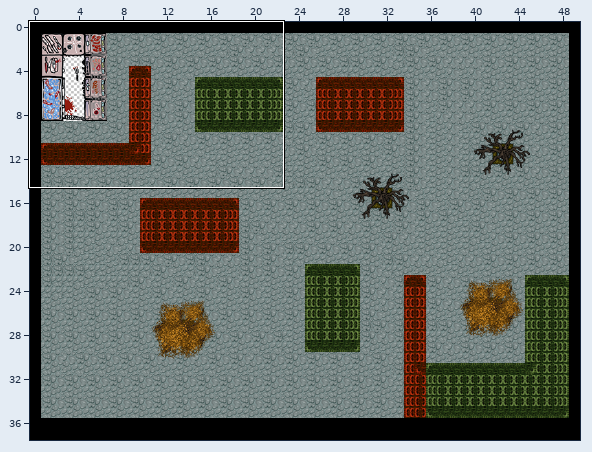
Tiled map: maps/level1.tmx. Above, an overview of the earlier version with the close-up marked.
Close-up. Before the commit:
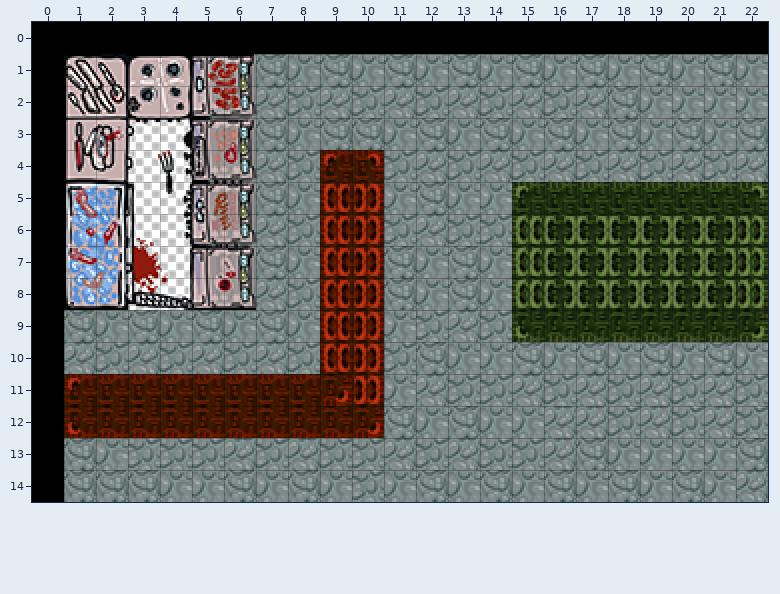
Cells are 16x16 px. Shown: x 0..22, y 0..14.
After the commit:
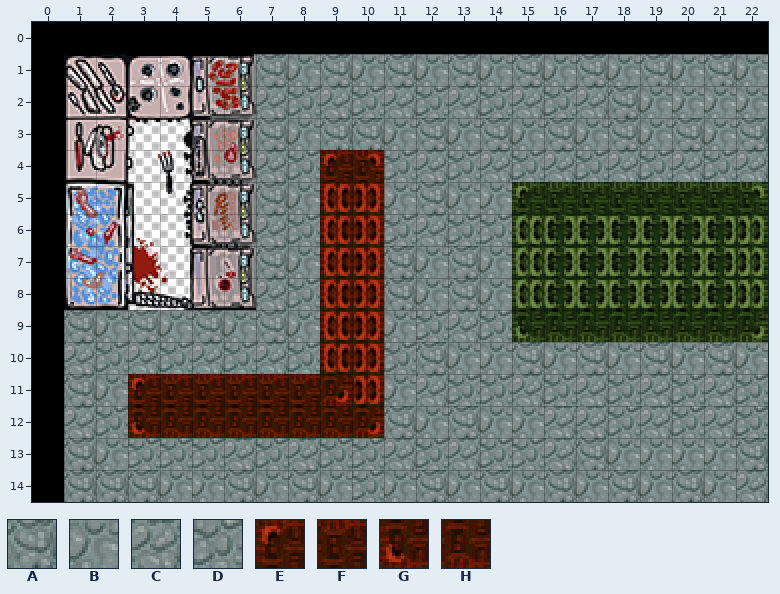
Key: from "real": A 1, B 2, C 17, D 18, E 128, F 129, G 160, H 161.
_ is an empty cell.
Edits made:
{"where": "layer \"buildings\""}
{"y":11,"x":1,"old":"EFF","new":"ABE"}
{"y":12,"x":1,"old":"GHH","new":"CDG"}
{"label":"changed","picture_box":[64,374,144,438]}
